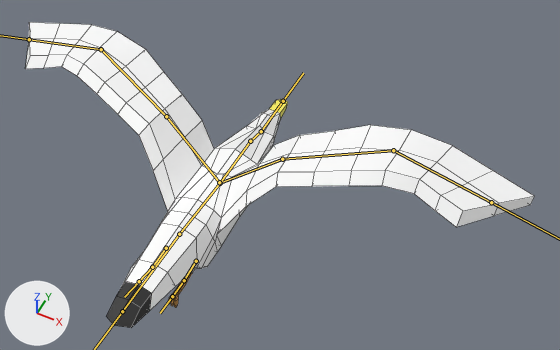
Before and after pictures for a commit that changed the FBX model GamesNowJam/Assets/FBX/Rig_Seagull.fbx.
Rendered twice from a 50 mm lens placed at (0.376, -0.576, 0.783), pointed at (0.077, 0.022, 0.036). Every picture has the same lights, and +X, +Y and +Z are marked at lower left. Both versions are drawn at frame 18 of the action 'Seagull|Armature.002Action.001'; the numbers are the values there. The bones that bend it are drawn over the model as lines. Mesh edges are drawn as thin lines.

Names of what the first picture shows: 'SeaGull'.
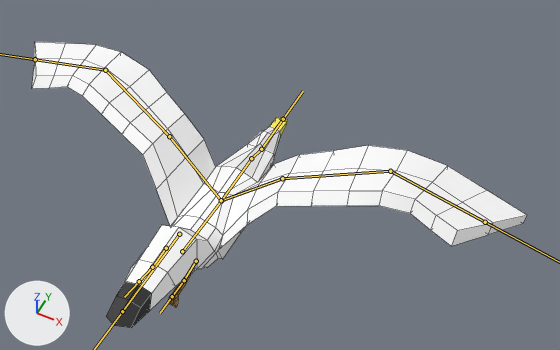
What the commit changed:
Bone 'Bone' (bone_bone) moves from (0.0, 0.0, 0.0) to (-0.004, 0.002, -0.036).

Pixel boxes [x1, y1, x2, y2] of what changed, in the pictures (560 x 350 px):
'SeaGull', posed (7% shorter): before [26, 22, 534, 328]; after [32, 42, 527, 328]
bone 'Bone', root to tip: before (179, 234) to (220, 183); after (182, 251) to (221, 200)
